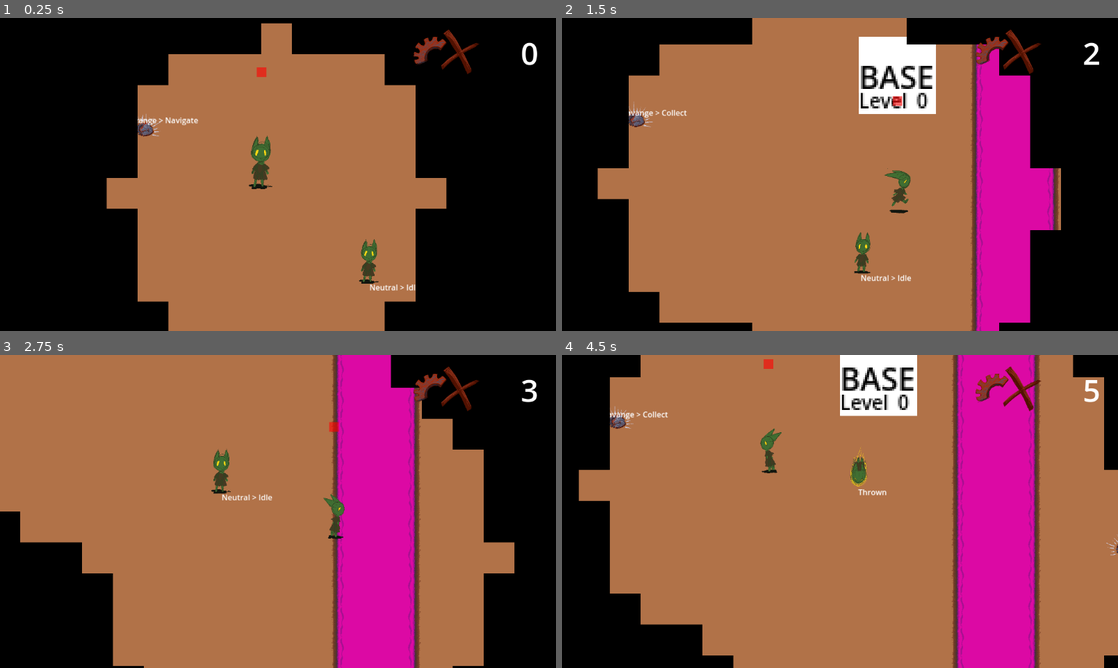
Above: before the commit, frames 1-4 (two rows, left to right).
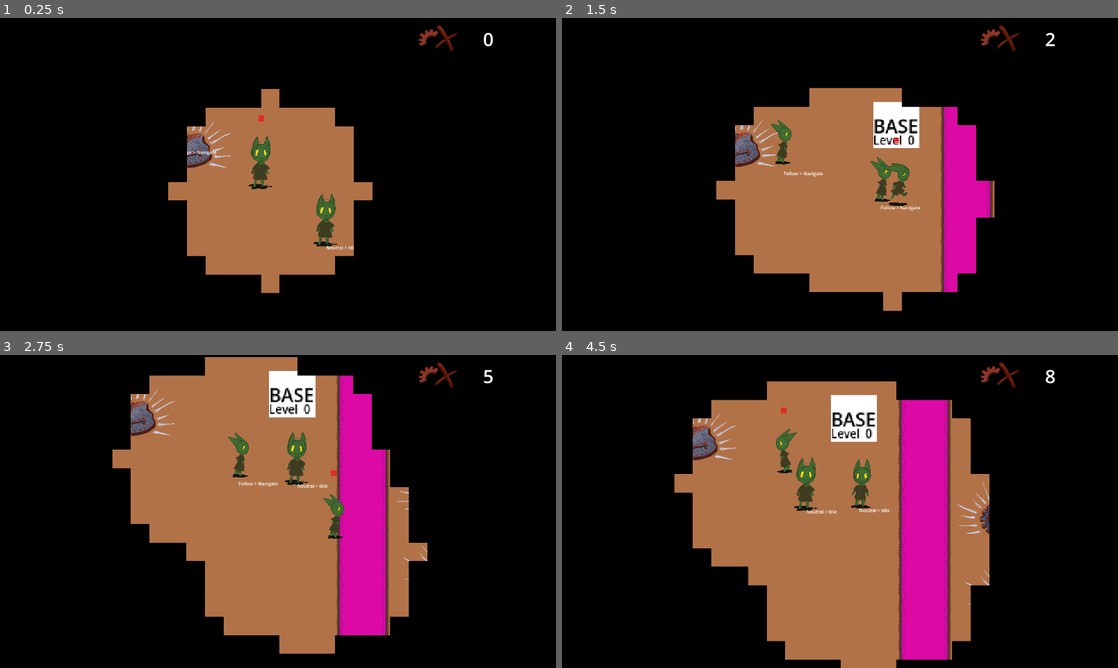
Above: after the commit, the same moments.

Repository: loteque/GoblinGame
Game: Godot game, scene res://main.tscn
Same seed, same stepped clock (60 frames per second), same inputs: the game is played once before the commit and once after it. Sound files missing from this copy of the repository are replaced by a short silence.
Inputs:
- Up to frame 1 (0.25 s): no input
- Up to frame 2 (1.5 s): hold D (right) 0.53-1.28 s; hold Shift (call) 0.53-1.28 s; hold S (down) from 1.28 s (still down); tap G (place) at 1.35 s
- Up to frame 3 (2.75 s): release S (down) at 2.03 s; hold D (right) from 2.03 s (still down); tap Space (select) at 2.1 s
- Up to frame 4 (4.5 s): release D (right) at 2.78 s; hold W (up) 2.78-3.53 s; tap Shift (call) at 2.85 s; hold A (left) from 3.53 s (still down); tap G (place) at 3.6 s; tap Space (select) at 4.35 s

The runs differ from the first frame. In frame 1, 30% of the frame differs, in the area x 19-97%, y 1-100%; in frame 2, 49%; in frame 3, 46%; in frame 4, 62%, in the area x 3-100%, y 0-100%.

Commit message:
Changes player and game scale
makes actors, player 2x previous size. Makes scrap 4x previous size.

Closes #138, Closes #137

Diff:
--- a/project/collectables/scrap/scrap.tscn
+++ b/project/collectables/scrap/scrap.tscn
@@ -1,23 +1,30 @@
-[gd_scene load_steps=4 format=3 uid="uid://hehsosy8cwdc"]
+[gd_scene load_steps=5 format=3 uid="uid://hehsosy8cwdc"]
 
 [ext_resource type="Script" path="res://collectables/scrap/scrap.gd" id="1_a2bdl"]
 [ext_resource type="Texture2D" uid="uid://d2b4jpplq6mos" path="res://assets/art/scrap_sprite.png" id="2_2xjhb"]
 
-[sub_resource type="RectangleShape2D" id="RectangleShape2D_u84gf"]
-size = Vector2(24, 20)
+[sub_resource type="CircleShape2D" id="CircleShape2D_5nvid"]
+radius = 61.0
+
+[sub_resource type="CircleShape2D" id="CircleShape2D_6vgki"]
+radius = 17.0294
 
 [node name="Scrap" type="Area2D" groups=["Scrap"]]
-collision_layer = 256
+collision_layer = 257
 collision_mask = 0
 script = ExtResource("1_a2bdl")
 
-[node name="CollisionShape2D" type="CollisionShape2D" parent="."]
-position = Vector2(0, 6)
-shape = SubResource("RectangleShape2D_u84gf")
+[node name="StaticBody2D" type="StaticBody2D" parent="."]
+
+[node name="CollisionShape2D" type="CollisionShape2D" parent="StaticBody2D"]
+shape = SubResource("CircleShape2D_5nvid")
 
 [node name="Scrap" type="Sprite2D" parent="."]
-scale = Vector2(0.25, 0.25)
+position = Vector2(-8, -39)
 texture = ExtResource("2_2xjhb")
 
 [node name="CollectionTimer" type="Timer" parent="."]
 one_shot = true
+
+[node name="CollisionShape2D" type="CollisionShape2D" parent="."]
+shape = SubResource("CircleShape2D_6vgki")
--- a/project/new_actor.tscn
+++ b/project/new_actor.tscn
@@ -24,13 +24,13 @@
 [ext_resource type="Script" path="res://src/character/state/auto_idle_state.gd" id="21_tb60m"]
 
 [sub_resource type="RectangleShape2D" id="RectangleShape2D_moct4"]
-size = Vector2(19, 21)
+size = Vector2(47, 26)
 
 [sub_resource type="CircleShape2D" id="CircleShape2D_v1do6"]
-radius = 136.015
+radius = 272.0
 
 [sub_resource type="CircleShape2D" id="CircleShape2D_ueshs"]
-radius = 200.0
+radius = 400.0
 
 [node name="Actor2" type="CharacterBody2D" node_paths=PackedStringArray("nav_agent", "follow_area", "player") groups=["Actor", "NPC", "Throwable"]]
 z_index = 1
@@ -44,7 +44,7 @@
 [node name="HealthComponent" parent="." instance=ExtResource("2_3ypmk")]
 
 [node name="CollisionShape2D" type="CollisionShape2D" parent="."]
-position = Vector2(-3.5, -12.5)
+position = Vector2(-8.5, 44)
 shape = SubResource("RectangleShape2D_moct4")
 
 [node name="Sprite2D" type="Sprite2D" parent="."]
@@ -65,7 +65,7 @@
 
 [node name="AnimatedSprite2D" type="AnimatedSprite2D" parent="."]
 unique_name_in_owner = true
-scale = Vector2(0.25, 0.25)
+scale = Vector2(0.5, 0.5)
 sprite_frames = ExtResource("3_xmqe5")
 animation = &"collect_scrap"
 offset = Vector2(0, -165)
--- a/project/player_character.tscn
+++ b/project/player_character.tscn
@@ -9,12 +9,12 @@
 [ext_resource type="Script" path="res://src/character/components/throw_goblin_component.gd" id="7_uvm8g"]
 
 [sub_resource type="RectangleShape2D" id="RectangleShape2D_qeufm"]
-size = Vector2(26, 17)
+size = Vector2(52, 34)
 
 [sub_resource type="RectangleShape2D" id="RectangleShape2D_fe2m7"]
 
 [sub_resource type="CircleShape2D" id="CircleShape2D_pp7l4"]
-radius = 227.247
+radius = 454.0
 
 [sub_resource type="Gradient" id="Gradient_1565b"]
 offsets = PackedFloat32Array(0, 0.318447, 0.413592, 0.483495, 0.883495, 1)
@@ -22,6 +22,8 @@
 
 [sub_resource type="GradientTexture2D" id="GradientTexture2D_72leo"]
 gradient = SubResource("Gradient_1565b")
+width = 128
+height = 128
 fill = 1
 fill_from = Vector2(0.5, 0.5)
 
@@ -46,7 +48,7 @@
 texture = ExtResource("2_2qsjb")
 
 [node name="FollowMarker2D" type="Marker2D" parent="."]
-position = Vector2(0, -47)
+position = Vector2(0, -94)
 
 [node name="Marker2D" type="Marker2D" parent="."]
 position = Vector2(0, -240)
@@ -71,7 +73,7 @@
 shape = SubResource("RectangleShape2D_fe2m7")
 
 [node name="AnimatedSprite2D" type="AnimatedSprite2D" parent="."]
-scale = Vector2(0.3, 0.3)
+scale = Vector2(0.5, 0.5)
 sprite_frames = ExtResource("3_e5xby")
 animation = &"run_down"
 autoplay = "idle_front"
--- a/project/project.godot
+++ b/project/project.godot
@@ -20,6 +20,8 @@
 
 [display]
 
+window/size/viewport_width=1920
+window/size/viewport_height=1080
 window/stretch/mode="viewport"
 
 [input]
